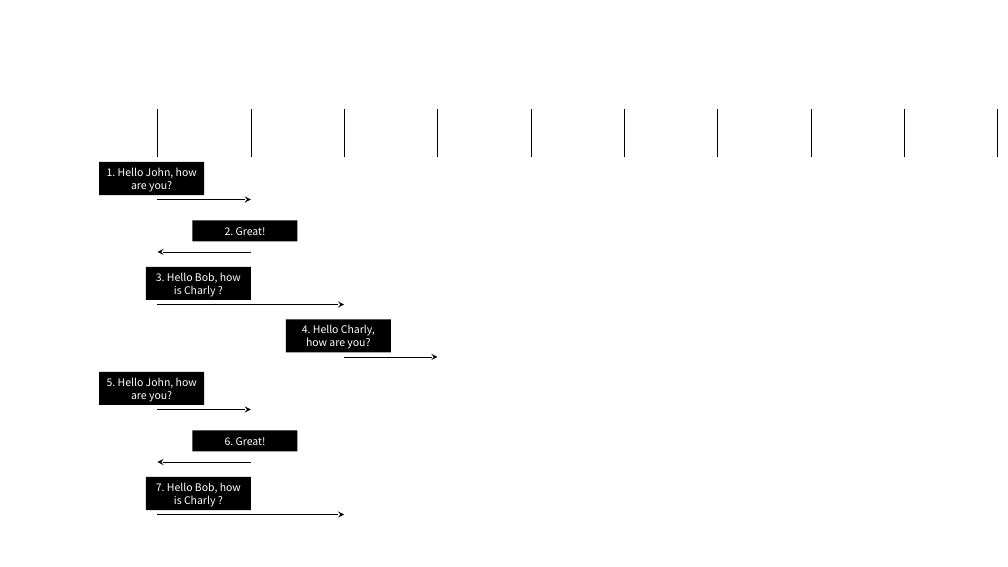
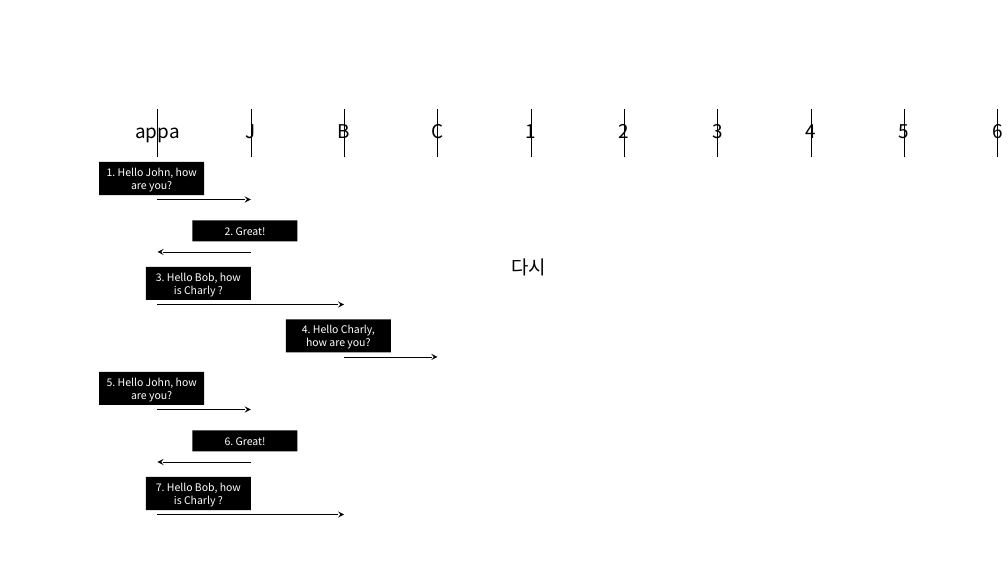
Before and after one commit to ShinguHan/myMermaidToPowerpoint, a slide deck: slide 1 of 1.pptx. Drawn at 1008x567 pixels with LibreOffice and Linux fonts; fonts in the diff are those of the drawing. Boxes give left, top, right and bottom in pixels: in the first picture for what was removed or moved away, otherwise in the second. Text is boxed around its words. In the diff, an @@ line names an element or a change of style, - is before the commit and + after.

```diff
--- a/1.pptx
+++ b/1.pptx
@@ text colour #FFFFFF to #000000 in 10 elements at <box>105,105,210,157</box>, <box>246,119,256,144</box>, <box>338,119,350,144</box>, <box>431,119,443,144</box>, <box>526,119,536,144</box>, <box>619,119,629,144</box>, <box>712,119,722,144</box>, <box>806,119,816,144</box>, <box>899,119,909,144</box>, <box>992,119,1002,144</box> @@
@@ text added at <box>511,258,546,276</box>, 18 pt, text #000000 @@
+다시
```
Also in this commit, not shown: 3 slides removed, 2 other files.
